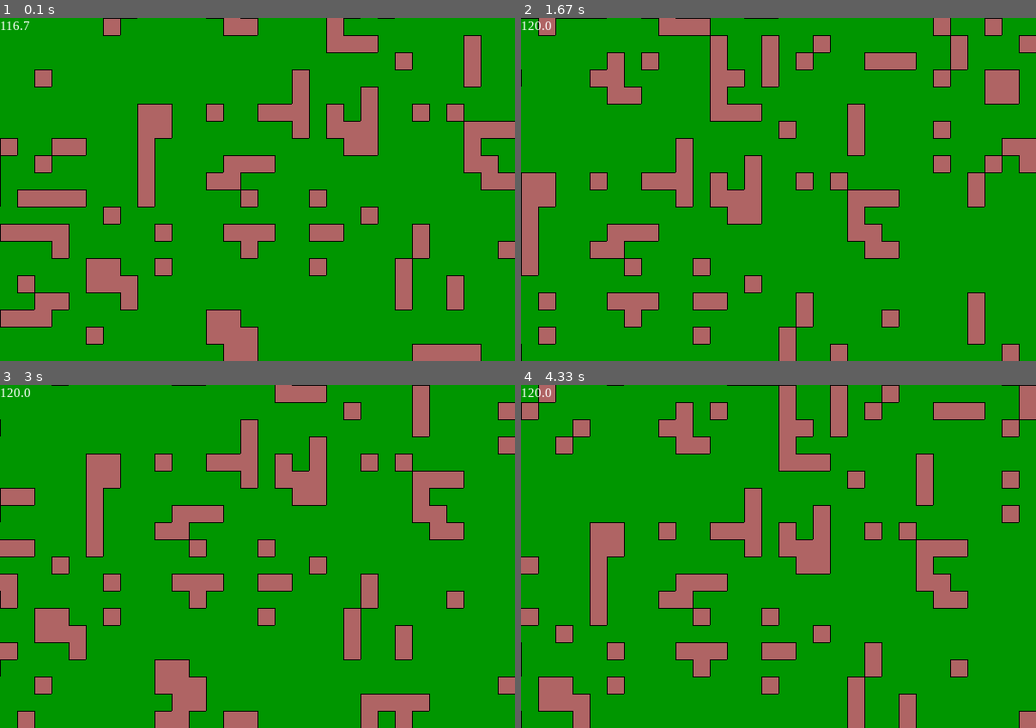
Above: before the commit, frames 1-4 (two rows, left to right).
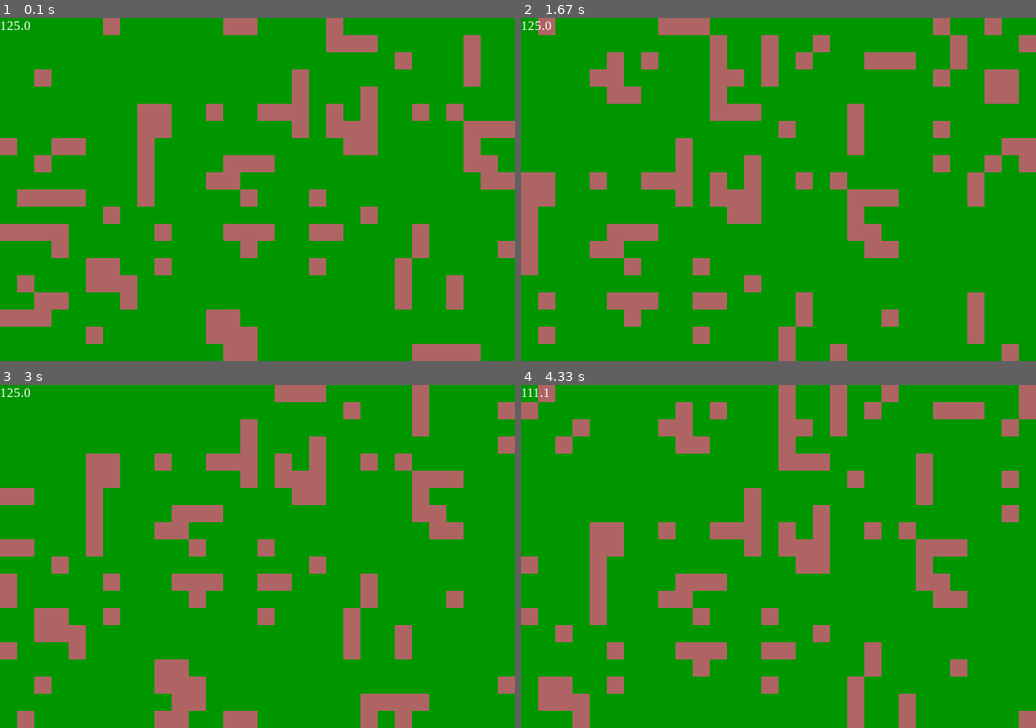
Above: after the commit, the same moments.

Repository: Name6672/python-testing
Game: pygame game, started from block colour grid.py
Two runs of this game, one before a commit and one after it. Both use one fixed random seed, a clock stepped at 60 frames per second and the inputs below.
Inputs (mouse positions are in pixels of both pictures, inside the frame that each line leads up to):
- Up to frame 1 (0.1 s): no input
- Up to frame 2 (1.67 s): hold D 0.33-0.8 s; move the mouse to (757, 203) at 0.37 s; hold W 0.83-1.3 s; move the mouse to (778, 210) at 0.87 s; hold D from 1.33 s (still down); move the mouse to (830, 264) at 1.37 s
- Up to frame 3 (3 s): release D at 1.8 s; hold A 1.83-2.37 s; move the mouse to (97, 638) at 1.87 s; hold S 2.4-2.87 s; move the mouse to (319, 587) at 2.43 s; hold A from 2.9 s (still down); move the mouse to (267, 439) at 2.93 s
- Up to frame 4 (4.33 s): release A at 3.37 s; hold W 3.4-3.87 s; move the mouse to (593, 546) at 3.43 s; hold D from 3.9 s (still down); move the mouse to (778, 597) at 3.93 s

The runs differ from the first frame. In frame 1, 2.4% of the frame differs, in the area x 0-100%, y 0-100%; in frame 2, 2.5%; in frame 3, 2.1%; in frame 4, 2.4%.

Commit message:
Camera Rework

Diff:
--- a/block colour grid.py
+++ b/block colour grid.py
@@ -4,7 +4,6 @@
 import math
 from blockGrid import BlockGrid
 from blockGrid import save_grid
-from blockGrid import Neighbour
 import gridFileParser
 
 #globals
@@ -37,32 +36,21 @@
     y = y2 - y1
     return x,y
 
-  def colour_blocks(surf,grid:BlockGrid):
+  def colour_blocks(surf,grid:BlockGrid,blocksize,cam_pos:tuple = (40,40)):
     hori_blocks,vert_blocks = grid.number_of_blocks()
+    cam_x,cam_y = change_pos_to_pix(cam_pos)
     for col in range(vert_blocks):
       for block in range(int(hori_blocks/vert_blocks)):
-        draw_area = pygame.Rect((block,col),(1,1))
-        block_colour = (0,0,0)
-        block_value = grid.get_block(block,col)
-        if type(block_value) == type(True):
-          block_colour = checker_colour_dict[block_value]
-        else:
-          block_colour = block_value
-        pygame.draw.rect(surf,block_colour,draw_area)
-    # hori_blocks,vert_blocks = grid.number_of_blocks() #OLD VERSION
-    # cam_x,cam_y = change_pos_to_pix(cam_pos)
-    # for col in range(vert_blocks):
-    #   for block in range(int(hori_blocks/vert_blocks)):
-    #     x_dist,y_dist = dist((block - camera_width/2,col - camera_height/2),cam_pos)
-    #     if abs(x_dist) < (camera_width/2 + 1) and abs(y_dist) < (camera_height/2 + 1):
-    #       draw_area = pygame.Rect(((blocksize*block) - cam_x,(blocksize*col)- cam_y),(blocksize,blocksize))
-    #       block_colour = (0,0,0)
-    #       block_value = grid.get_block(block,col)
-    #       if type(block_value) == type(True):
-    #         block_colour = checker_colour_dict[block_value]
-    #       else:
-    #         block_colour = block_value
-    #       pygame.draw.rect(surf,block_colour,draw_area)
+        x_dist,y_dist = dist((block - camera_width/2,col - camera_height/2),cam_pos)
+        if abs(x_dist) < (camera_width/2 + 1) and abs(y_dist) < (camera_height/2 + 1):
+          draw_area = pygame.Rect(((blocksize*block) - cam_x,(blocksize*col)- cam_y),(blocksize,blocksize))
+          block_colour = (0,0,0)
+          block_value = grid.get_block(block,col)
+          if type(block_value) == type(True):
+            block_colour = checker_colour_dict[block_value]
+          else:
+            block_colour = block_value
+          pygame.draw.rect(surf,block_colour,draw_area)
 
 
   def make_checker_board(grid:BlockGrid): #deprecated
@@ -107,7 +95,6 @@
 
   block_index = 6
   block_size = factors_common[block_index]
-  print(block_size)
   def update_block_size():
     nonlocal block_size
     block_size = factors_common[block_index]
@@ -146,34 +133,6 @@
   mouse_down = False
   total_blocks,vert_blocks = colour_grid.number_of_blocks()
   hori_blocks = int(total_blocks/vert_blocks)
-
-  # blocks_image = pygame.Surface((600,600))
-  # colour_blocks(blocks_image,colour_grid)
-  def draw_camera(surf,cam_pos,blocksize,grid):
-    cam_x, cam_y = cam_pos
-    for col in range(int(camera_height)):
-      for block in range(int(camera_width)):
-        draw_area = pygame.Rect(((blocksize*block),(blocksize*col)),(blocksize,blocksize))
-        block_colour = (0,0,0)
-        cam_offset = (cam_x, cam_y)
-        block_value = 0x000000
-        block_value = grid.get_block(block + cam_offset[0] ,col+ cam_offset[1])
-        if type(block_value) == type(True):
-          block_colour = checker_colour_dict[block_value]
-        else:
-          block_colour = block_value
-        pygame.draw.rect(surf,block_colour,draw_area)
-        neighbours = grid.get_neighbours(block + cam_offset[0] ,col+ cam_offset[1])
-        for neighbour in neighbours:
-          if neighbour.name == 'north' and not block_value == neighbour.value:
-            pygame.draw.line(surf,0x000000,draw_area.topleft,draw_area.topright)
-          if neighbour.name == 'east' and not block_value == neighbour.value:
-            pygame.draw.line(surf,0x000000,draw_area.topright,draw_area.bottomright)
-          if neighbour.name == 'south' and not block_value == neighbour.value:
-            pygame.draw.line(surf,0x000000,draw_area.bottomleft,draw_area.bottomright)
-          if neighbour.name == 'west' and not block_value == neighbour.value:
-            pygame.draw.line(surf,0x000000,draw_area.topleft,draw_area.bottomleft)
-
 
   camera_pos = (hori_blocks/2,vert_blocks/2)
 
@@ -200,6 +159,15 @@
           pos = (pos[0] + cam_x, pos[1] + cam_y)
           block_val = colour_grid.get_block(pos[0],pos[1])
           border = utilities.is_border(pos[0],pos[1],hori_blocks,vert_blocks)
+          # print('\n')
+          # print('mouse pos: ' + str(mouse_pos))
+          # print('pos: ' + str(pos))
+          # print('pix: ' + str(change_pos_to_pix(pos)))
+          # print(f'border: {border}')
+          # if type(block_val) == type(True):
+          #   print(f'value: {checker_colour_dict[block_val]}')
+          # else:
+          #   print(f'value: {block_val}')
           set_to = not block_val
           mouse_down = True
           if not border:
@@ -224,17 +192,23 @@
             block_index = len(factors_common) - 1
           update_block_size()
           update_camera_size()
+          # if camera_width < hori_blocks:
+          #   block_size -= 5
+          #   update_camera_size()
+          # if camera_height < vert_blocks:
+          #   block_size -= 5
+          #   update_camera_size()
         elif event.button == 5:#scroll down
           block_index -= 1
           if block_index < 0:
             block_index = 0
           update_block_size()
           update_camera_size()
-          if camera_width > hori_blocks or block_size < 50:
+          if camera_width > hori_blocks:
             block_index += 1
             update_block_size()
             update_camera_size()
-          if camera_height > vert_blocks or block_size < 50:
+          if camera_height > vert_blocks:
             block_index += 1
             update_block_size()
             update_camera_size()
@@ -280,14 +254,11 @@
       camera_pos = new_camera_pos
       last_move = t
       mouse_pos = pygame.mouse.get_pos()
-    if mouse_down:
-      pos = change_pix_to_pos(mouse_pos)
-      pos = (pos[0] + cam_x, pos[1] + cam_y)
-      if colour_grid.get_block(pos[0],pos[1]) != set_to and not utilities.is_border(pos[0],pos[1],hori_blocks,vert_blocks):
-        colour_grid.set_block(pos[0],pos[1],set_to)
-
-    draw_camera(screen,camera_pos,block_size,colour_grid)
-    true_fps = clock.get_fps()
+    # print(t)
+
+
+    colour_blocks(screen,colour_grid,block_size,camera_pos)
+    true_fps = 1/(dt+0.0000001)
     utilities.text_to_screen(screen,str(round(true_fps,1)),(0,0),15)
 
     pygame.display.flip()
